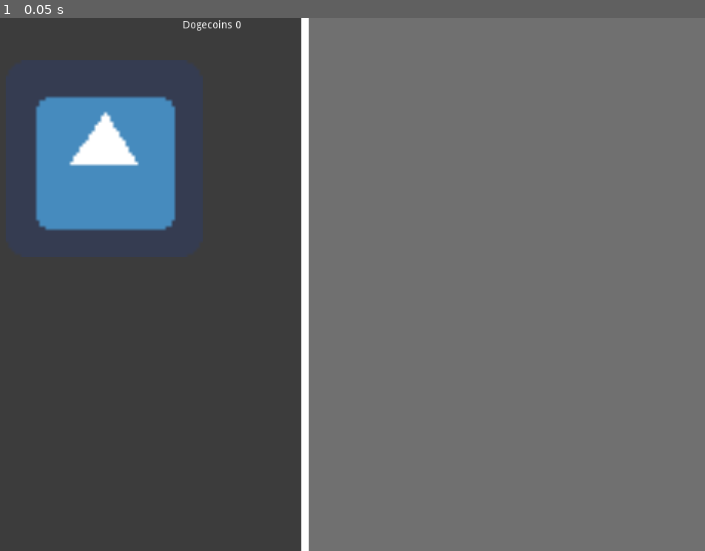
Above: before the commit, frame 1.
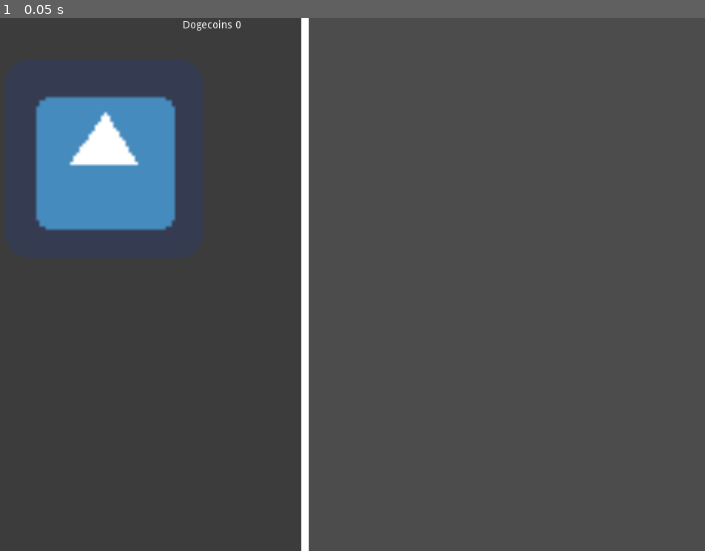
Above: after the commit, the same moment.

Repository: Milkslayer/DogeFarmer
Game: Godot game, scene res://Main.tscn
Same seed, same stepped clock (60 frames per second), same inputs: the game is played once before the commit and once after it. The engine's default icon, where the game draws it, is replaced by a stand-in: a white triangle on a blue panel in a dark square.
Inputs:
- Up to frame 1 (0.05 s): no input

The runs differ from the first frame. In frame 1, 56% of the frame differs, in the area x 43-100%, y 0-100%.

Commit message:
Minor updates. Removed testing code

Diff:
--- a/Main.gd
+++ b/Main.gd
@@ -8,13 +8,9 @@
 onready var auto_farm_timer = $AutoFarmTimer
 
 func _ready():
-	get_node("DogeClicker").connect("click", self, "_add_dogecoins_click")
+	_init_signals()
 
 	_dogecoin_manager = DogecoinManager.new()
-	var farmer = AutoFarmer.new(10, 1)
-	var farmer2 = AutoFarmer.new(0.3, 3)
-	_auto_farmers.append(farmer)
-	_auto_farmers.append(farmer2)
 
 	auto_farm_timer.start()
 
@@ -31,6 +27,7 @@
 	_dogecoin_manager.add_coins_click(coins_to_add)
 	print("Added %d coins" % (coins_to_add))
 
+
 func _add_dogecoins_auto():
 	if _auto_farmers.size() != 0:
 		for farmer in _auto_farmers:
@@ -39,5 +36,10 @@
 				_dogecoin_manager.add_coins_click(coins_to_add)
 				print("AutoFarm added %f coins" % (coins_to_add))
 
+
+func _init_signals():
+	get_node("DogeClicker").connect("click", self, "_add_dogecoins_click")
+
+
 func _on_AutoFarmTimer_timeout():
 	_add_dogecoins_auto()
--- a/Main.tscn
+++ b/Main.tscn
@@ -17,6 +17,15 @@
 "_edit_use_anchors_": false
 }
 
+[node name="TextureButton" type="TextureButton" parent="GUI"]
+margin_left = 595.0
+margin_top = 171.0
+margin_right = 1034.0
+margin_bottom = 236.0
+__meta__ = {
+"_edit_use_anchors_": false
+}
+
 [node name="ColorRect" type="ColorRect" parent="GUI"]
 margin_left = 535.0
 margin_right = 545.0
@@ -26,6 +35,7 @@
 }
 
 [node name="ColorRect2" type="ColorRect" parent="GUI"]
+visible = false
 margin_left = 545.0
 margin_right = 1080.0
 margin_bottom = 720.0
